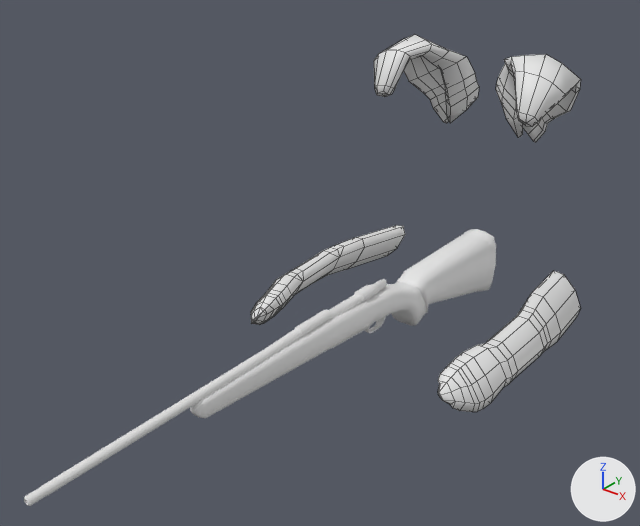
Two versions of the FBX model Assets/Models/Art Assets/Bunny/model/bunny.fbx, one commit apart.
Rendered twice from a camera (50 mm lens) standing at (0.758, -1.472, 1.097) and looking at (-0.018, -0.502, 0.496). Arrows for +X, +Y and +Z are at lower right; the lights stay in place. Mesh edges are drawn as thin lines on the coarser meshes.

The first picture shows 'ears', 'geweer'.
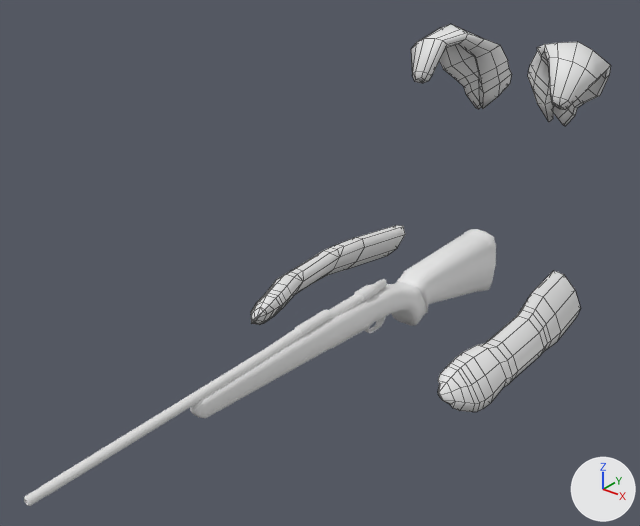
The change, as a diff of the scene's bpy script:
```diff
--- a/Assets/Models/Art Assets/Bunny/model/bunny.fbx.py
+++ b/Assets/Models/Art Assets/Bunny/model/bunny.fbx.py
@@ me_plane @@
 me_plane.from_pydata(...)  # 498 vertices, 530 faces; spans x -0.256..0.248, y -0.469..-0.016, z 0.269..0.77
 # used by ob_ears; location = (0.0, 0.0, 0.0)
+# me_plane part 1: the loose piece of 136 vertices spanning x 0.025..0.197, y -0.19..-0.021, z 0.594..0.77 is moved by (0.0, 0.124, 0.0)
+# me_plane part 2: the loose piece of 136 vertices spanning x -0.18..-0.008, y -0.19..-0.022, z 0.594..0.77 is moved by (0.0, 0.124, 0.0)
```

Where the change shows, as pixel boxes [x1, y1, x2, y2] in the pictures (640 x 526 px; the box of a moved part takes in the faces that stretch with it):
'ears', reshaped (9% wider)
    before: [251, 35, 581, 412]
    after: [251, 24, 611, 412]
part 1 of me_plane, moved or reshaped
    before: [496, 54, 581, 142]
    after: [528, 42, 611, 126]
part 2 of me_plane, moved or reshaped
    before: [374, 35, 479, 123]
    after: [411, 24, 511, 109]
